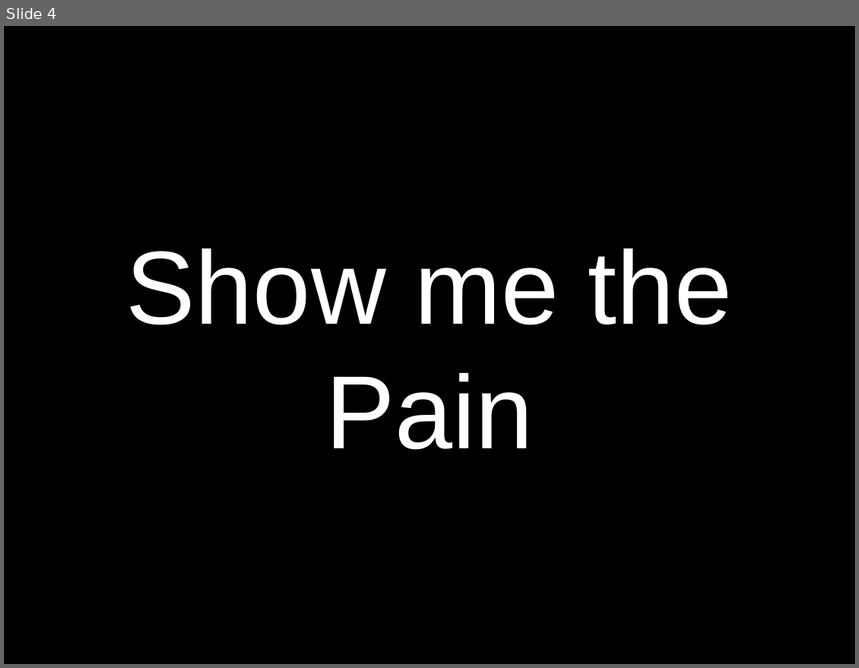
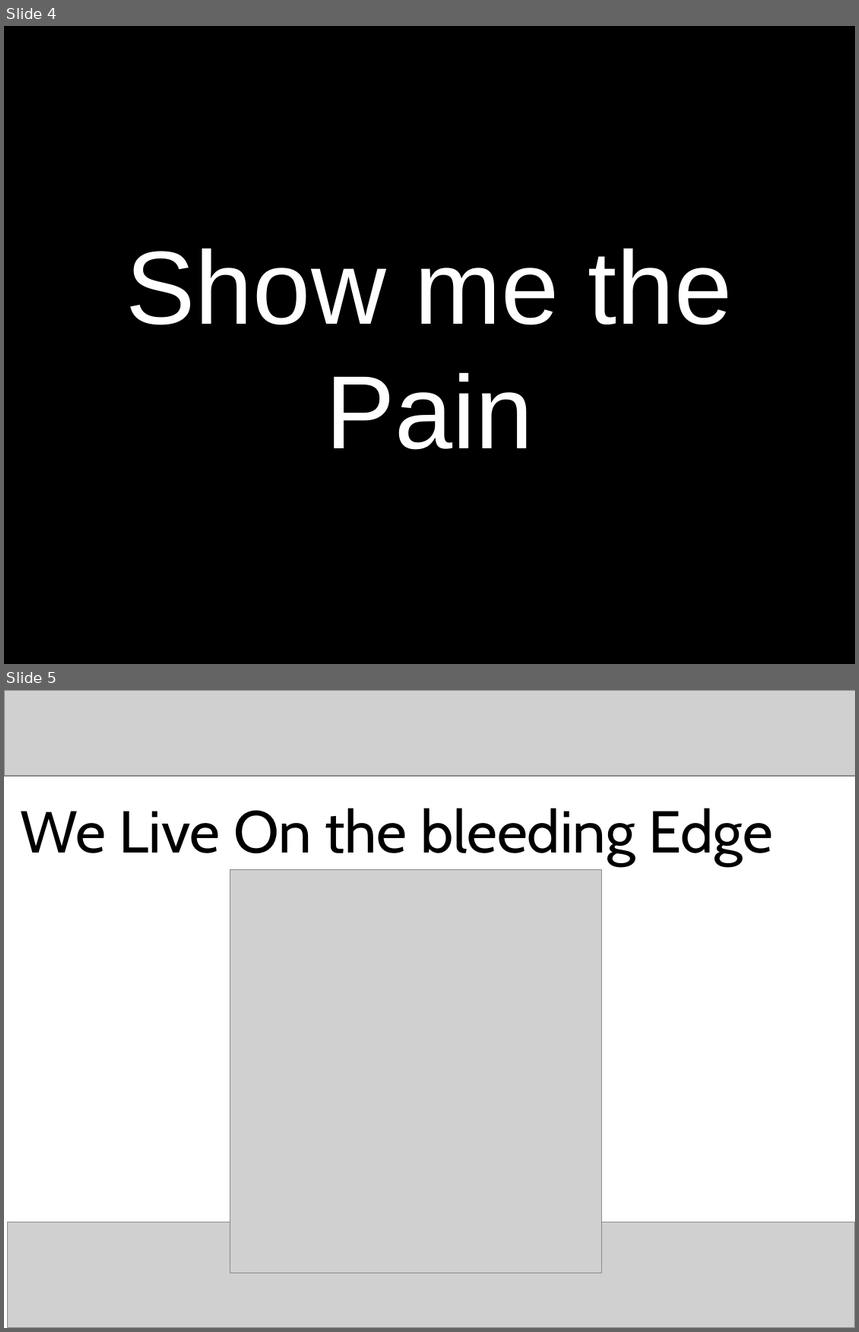
Before and after one commit to craignicol/scotaltdotnet, a slide deck: seattle/HORN Pres.ppt. Shown one above the other, each under a label of ours: slide 4 before the commit, slides 4 and 5 after it. The pictures are 859x668 and 859x1332 pixels, drawn with LibreOffice and Linux fonts; fonts in the diff are those of the drawing; grey boxes stand for pictures. Boxes give left, top, right and bottom in pixels: in the first picture for what was removed or moved away, otherwise in the second. Text is boxed around its words. In the diff, an @@ line names an element or a change of style, - is before the commit and + after.

```diff
--- a/seattle/HORN Pres.ppt
+++ b/seattle/HORN Pres.ppt
@@ slide 5 added at <box>4,690,855,1328</box>, background #FFFFFF @@
@@ picture added at <box>4,690,855,776</box> @@
@@ text added at <box>21,808,773,866</box>, 50 pt, text #000000 @@
+We Live On the bleeding Edge
@@ picture added at <box>230,869,602,1273</box> @@
@@ picture added at <box>7,1223,855,1328</box> @@
```
Also in this commit, not shown: 2 slides changed, 6 other slides added.
